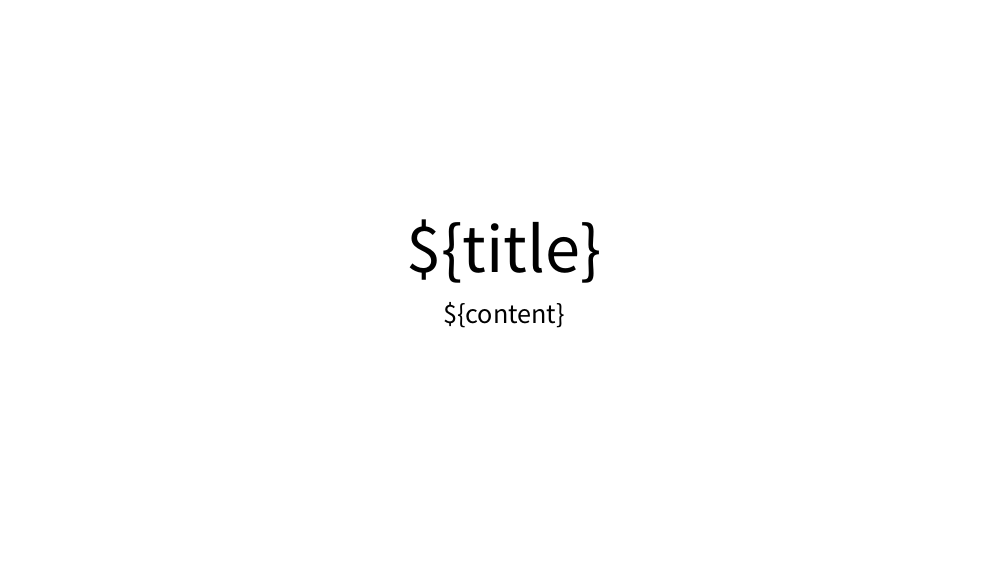
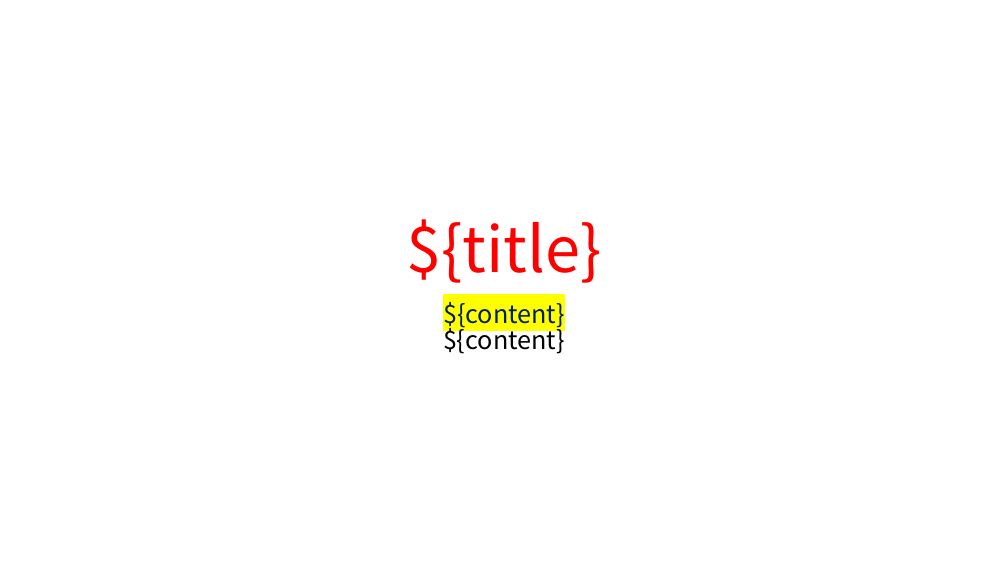
Before and after one commit to ittnw39/ppt-template-app, a slide deck: slide 1 of src/main/resources/templates/template.pptx. Drawn at 1008x567 pixels with LibreOffice and Linux fonts; fonts in the diff are those of the drawing. Boxes give left, top, right and bottom in pixels: in the first picture for what was removed or moved away, otherwise in the second. Text is boxed around its words. In the diff, an @@ line names an element or a change of style, - is before the commit and + after.

```diff
--- a/src/main/resources/templates/template.pptx
+++ b/src/main/resources/templates/template.pptx
@@ title "${title}" at [406,219,601,283]: text colour #000000 to #FF0000 @@
@@ subtitle "${content}" at [443,302,565,330]: text colour #000000 to #002060, highlight none to #FFFF00 @@
@@ text added at [443,323,565,354], 24 pt, text #000000 @@
+${content}
```
Also in this commit, not shown: 1 other file.
